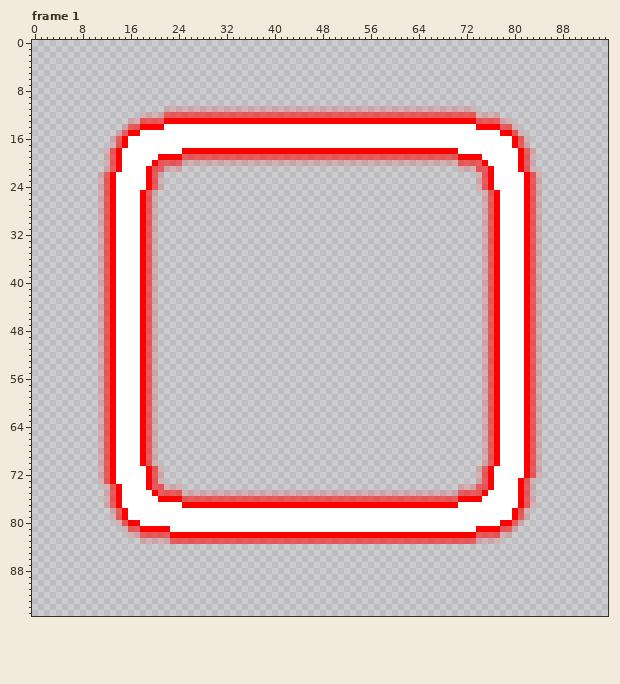
Two states of a pixel-art file, Assets/Sprites/Player Sprites/Red Cube.aseprite. The picture above is the old version.
96x96 pixels, 2 frames. Shown: frame 1. The commit also changed other frames, which this record leaves out.
The result:
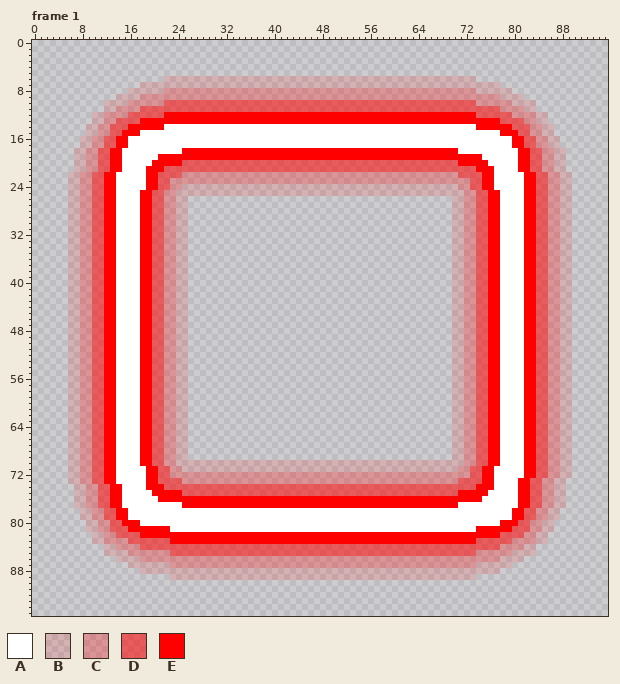
Palette (. is transparent): A #ffffff  B #ff000023  C #ff000046  D #ff00008c  E #ff0000
Diff:
Changed rows in their new state; - is an unchanged pixel.
Frame 1:
first column x 6:
 6 ----------------BBBBBBBBBBBBBBBBBBBBBBBBBBBBBBBBBBBBBBBBBBBBBBBBBBBB----------------
 7 ------------BBBBBBBBBBBBBBBBBBBBBBBBBBBBBBBBBBBBBBBBBBBBBBBBBBBBBBBBBBBB------------
 8 ----------BBBBBBCCCCCCCCCCCCCCCCCCCCCCCCCCCCCCCCCCCCCCCCCCCCCCCCCCCCBBBBBB----------
 9 --------BBBBCCCCCCCCCCCCCCCCCCCCCCCCCCCCCCCCCCCCCCCCCCCCCCCCCCCCCCCCCCCCBBBB--------
10 ------BBBBCCCCCCDDDDDDDDDDDDDDDDDDDDDDDDDDDDDDDDDDDDDDDDDDDDDDDDDDDDCCCCCCBBBB------
11 ------BBCCCCDDDDDDDDDDDDDDDDDDDDDDDDDDDDDDDDDDDDDDDDDDDDDDDDDDDDDDDDDDDDCCCCBB------
12 ----BBCCCCDDDDDDEEEEEEEEEEEEEEEEEEEEEEEEEEEEEEEEEEEEEEEEEEEEEEEEEEEEDDDDDDCCCCBB----
13 ----BBCCDDDDEEEE----------------------------------------------------EEEEDDDDCCBB----
14 ---BBCCDDDEE------------------------------------------------------------EEDDDCCBB---
15 ---BBCCDDE----------------------------------------------------------------EDDCCBB---
16 --BBCCDDE------------------------------------------------------------------EDDCCBB--
17 --BBCCDDE------------------------------------------------------------------EDDCCBB--
18 -BBCCDDE--------------------------------------------------------------------EDDCCBB-
19 -BBCCDDE-----------EEEEEEEEEEEEEEEEEEEEEEEEEEEEEEEEEEEEEEEEEEEEEE-----------EDDCCBB-
20 -BBCCDDE-------EEEEDDDDDDDDDDDDDDDDDDDDDDDDDDDDDDDDDDDDDDDDDDDDDDEEEE-------EDDCCBB-
21 -BBCCDDE------EEDDDDDDDDDDDDDDDDDDDDDDDDDDDDDDDDDDDDDDDDDDDDDDDDDDDDEE------EDDCCBB-
22 BBCCDDE-------EDDDDCCCCCCCCCCCCCCCCCCCCCCCCCCCCCCCCCCCCCCCCCCCCCCDDDDE-------EDDCCBB
23 BBCCDDE-------EDDCCCCCCCCCCCCCCCCCCCCCCCCCCCCCCCCCCCCCCCCCCCCCCCCCCDDE-------EDDCCBB
24 BBCCDDE-------EDDCCBBBBBBBBBBBBBBBBBBBBBBBBBBBBBBBBBBBBBBBBBBBBBBCCDDE-------EDDCCBB
25 BBCCDDE------EDDCCBBBBBBBBBBBBBBBBBBBBBBBBBBBBBBBBBBBBBBBBBBBBBBBBCCDDE------EDDCCBB
26 BBCCDDE------EDDCCBB--------------------------------------------BBCCDDE------EDDCCBB
27 BBCCDDE------EDDCCBB--------------------------------------------BBCCDDE------EDDCCBB
28 BBCCDDE------EDDCCBB--------------------------------------------BBCCDDE------EDDCCBB
29 BBCCDDE------EDDCCBB--------------------------------------------BBCCDDE------EDDCCBB
30 BBCCDDE------EDDCCBB--------------------------------------------BBCCDDE------EDDCCBB
31 BBCCDDE------EDDCCBB--------------------------------------------BBCCDDE------EDDCCBB
32 BBCCDDE------EDDCCBB--------------------------------------------BBCCDDE------EDDCCBB
33 BBCCDDE------EDDCCBB--------------------------------------------BBCCDDE------EDDCCBB
34 BBCCDDE------EDDCCBB--------------------------------------------BBCCDDE------EDDCCBB
35 BBCCDDE------EDDCCBB--------------------------------------------BBCCDDE------EDDCCBB
36 BBCCDDE------EDDCCBB--------------------------------------------BBCCDDE------EDDCCBB
37 BBCCDDE------EDDCCBB--------------------------------------------BBCCDDE------EDDCCBB
38 BBCCDDE------EDDCCBB--------------------------------------------BBCCDDE------EDDCCBB
39 BBCCDDE------EDDCCBB--------------------------------------------BBCCDDE------EDDCCBB
40 BBCCDDE------EDDCCBB--------------------------------------------BBCCDDE------EDDCCBB
41 BBCCDDE------EDDCCBB--------------------------------------------BBCCDDE------EDDCCBB
42 BBCCDDE------EDDCCBB--------------------------------------------BBCCDDE------EDDCCBB
43 BBCCDDE------EDDCCBB--------------------------------------------BBCCDDE------EDDCCBB
44 BBCCDDE------EDDCCBB--------------------------------------------BBCCDDE------EDDCCBB
45 BBCCDDE------EDDCCBB--------------------------------------------BBCCDDE------EDDCCBB
46 BBCCDDE------EDDCCBB--------------------------------------------BBCCDDE------EDDCCBB
47 BBCCDDE------EDDCCBB--------------------------------------------BBCCDDE------EDDCCBB
48 BBCCDDE------EDDCCBB--------------------------------------------BBCCDDE------EDDCCBB
49 BBCCDDE------EDDCCBB--------------------------------------------BBCCDDE------EDDCCBB
50 BBCCDDE------EDDCCBB--------------------------------------------BBCCDDE------EDDCCBB
51 BBCCDDE------EDDCCBB--------------------------------------------BBCCDDE------EDDCCBB
52 BBCCDDE------EDDCCBB--------------------------------------------BBCCDDE------EDDCCBB
53 BBCCDDE------EDDCCBB--------------------------------------------BBCCDDE------EDDCCBB
54 BBCCDDE------EDDCCBB--------------------------------------------BBCCDDE------EDDCCBB
55 BBCCDDE------EDDCCBB--------------------------------------------BBCCDDE------EDDCCBB
56 BBCCDDE------EDDCCBB--------------------------------------------BBCCDDE------EDDCCBB
57 BBCCDDE------EDDCCBB--------------------------------------------BBCCDDE------EDDCCBB
58 BBCCDDE------EDDCCBB--------------------------------------------BBCCDDE------EDDCCBB
59 BBCCDDE------EDDCCBB--------------------------------------------BBCCDDE------EDDCCBB
60 BBCCDDE------EDDCCBB--------------------------------------------BBCCDDE------EDDCCBB
61 BBCCDDE------EDDCCBB--------------------------------------------BBCCDDE------EDDCCBB
62 BBCCDDE------EDDCCBB--------------------------------------------BBCCDDE------EDDCCBB
63 BBCCDDE------EDDCCBB--------------------------------------------BBCCDDE------EDDCCBB
64 BBCCDDE------EDDCCBB--------------------------------------------BBCCDDE------EDDCCBB
65 BBCCDDE------EDDCCBB--------------------------------------------BBCCDDE------EDDCCBB
66 BBCCDDE------EDDCCBB--------------------------------------------BBCCDDE------EDDCCBB
67 BBCCDDE------EDDCCBB--------------------------------------------BBCCDDE------EDDCCBB
68 BBCCDDE------EDDCCBB--------------------------------------------BBCCDDE------EDDCCBB
69 BBCCDDE------EDDCCBB--------------------------------------------BBCCDDE------EDDCCBB
70 BBCCDDE------EDDCCBBBBBBBBBBBBBBBBBBBBBBBBBBBBBBBBBBBBBBBBBBBBBBBBCCDDE------EDDCCBB
71 BBCCDDE-------EDDCCBBBBBBBBBBBBBBBBBBBBBBBBBBBBBBBBBBBBBBBBBBBBBBCCDDE-------EDDCCBB
72 BBCCDDE-------EDDCCCCCCCCCCCCCCCCCCCCCCCCCCCCCCCCCCCCCCCCCCCCCCCCCCDDE-------EDDCCBB
73 BBCCDDE-------EDDDDCCCCCCCCCCCCCCCCCCCCCCCCCCCCCCCCCCCCCCCCCCCCCCDDDDE------EDDCCBB-
74 -BBCCDDE------EEDDDDDDDDDDDDDDDDDDDDDDDDDDDDDDDDDDDDDDDDDDDDDDDDDDDDEE------EDDCCBB-
75 -BBCCDDE-------EEEEDDDDDDDDDDDDDDDDDDDDDDDDDDDDDDDDDDDDDDDDDDDDDDEEEE-------EDDCCBB-
76 -BBCCDDE-----------EEEEEEEEEEEEEEEEEEEEEEEEEEEEEEEEEEEEEEEEEEEEEE-----------EDDCCBB-
77 -BBCCDDE--------------------------------------------------------------------EDDCCBB-
78 --BBCCDDE------------------------------------------------------------------EDDCCBB--
79 --BBCCDDE------------------------------------------------------------------EDDCCBB--
80 ---BBCCDDE----------------------------------------------------------------EDDCCBB---
81 ---BBCCDDDEE------------------------------------------------------------EEDDDCCBB---
82 ----BBCCDDDDEEEEE---------------------------------------------------EEEEDDDDCCBB----
83 ----BBCCCCDDDDDDDEEEEEEEEEEEEEEEEEEEEEEEEEEEEEEEEEEEEEEEEEEEEEEEEEEEDDDDDDCCCCBB----
84 ------BBCCCCDDDDDDDDDDDDDDDDDDDDDDDDDDDDDDDDDDDDDDDDDDDDDDDDDDDDDDDDDDDDCCCCBB------
85 ------BBBBCCCCCCCDDDDDDDDDDDDDDDDDDDDDDDDDDDDDDDDDDDDDDDDDDDDDDDDDDDCCCCCCBBBB------
86 --------BBBBCCCCCCCCCCCCCCCCCCCCCCCCCCCCCCCCCCCCCCCCCCCCCCCCCCCCCCCCCCCCBBBB--------
87 ----------BBBBBBBCCCCCCCCCCCCCCCCCCCCCCCCCCCCCCCCCCCCCCCCCCCCCCCCCCCBBBBBB----------
88 ------------BBBBBBBBBBBBBBBBBBBBBBBBBBBBBBBBBBBBBBBBBBBBBBBBBBBBBBBBBBBB------------
89 -----------------BBBBBBBBBBBBBBBBBBBBBBBBBBBBBBBBBBBBBBBBBBBBBBBBBBB----------------
